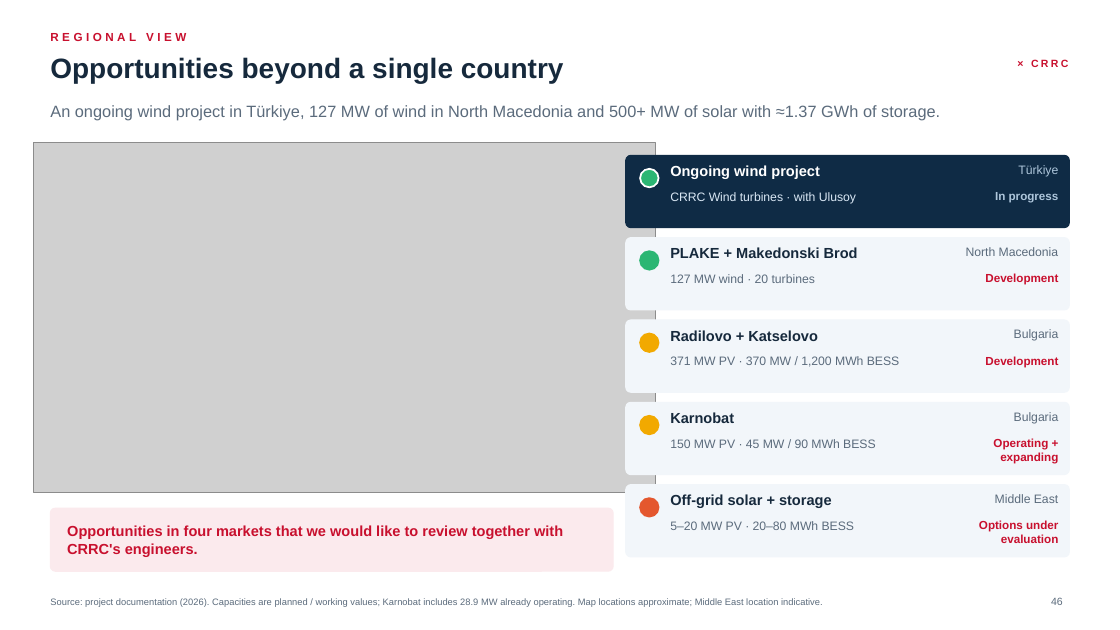
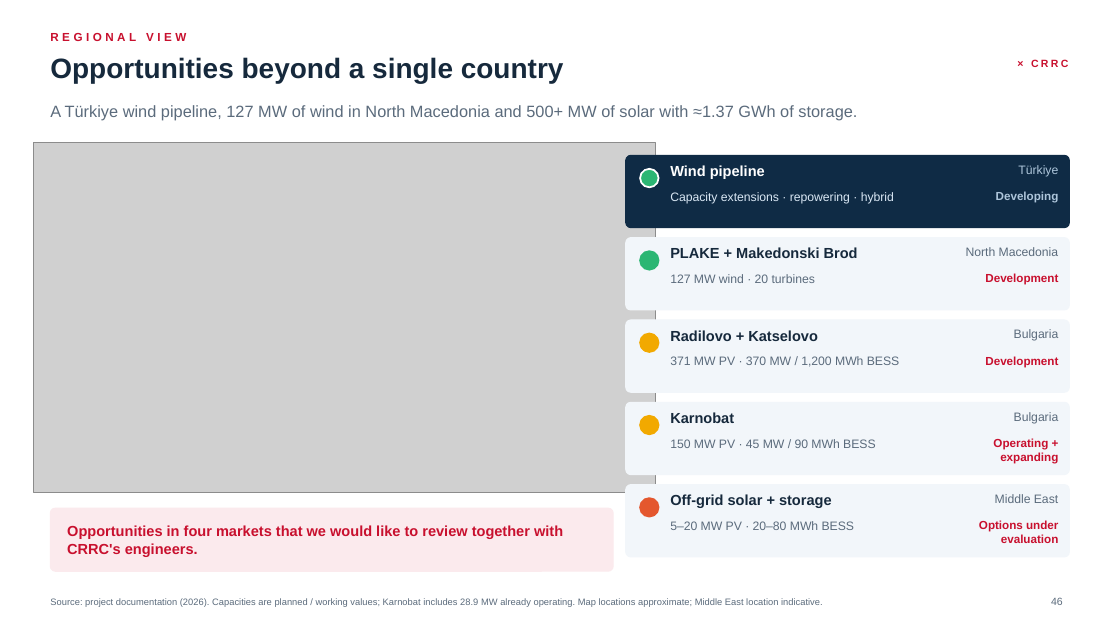
Before and after one commit to taimoorRazi/MultiTransformer, a slide deck: slide 46 of CRRC_Partnership/Ulusoy - CRRC Partnership.pptx. Drawn at 1120x630 pixels with LibreOffice and Linux fonts; fonts in the diff are those of the drawing; grey boxes stand for pictures; background and template pictures are left out. Boxes give left, top, right and bottom in pixels: in the first picture for what was removed or moved away, otherwise in the second. Text is boxed around its words. In the diff, an @@ line names an element or a change of style, - is before the commit and + after.

```diff
--- a/CRRC_Partnership/Ulusoy - CRRC Partnership.pptx
+++ b/CRRC_Partnership/Ulusoy - CRRC Partnership.pptx
@@ text at <box>50,105,857,120</box>: text changed @@
-An ongoing wind project in Türkiye, 127 MW of wind in North Macedonia and 500+ MW of solar with ≈1.37 GWh of storage.
+A Türkiye wind pipeline, 127 MW of wind in North Macedonia and 500+ MW of solar with ≈1.37 GWh of storage.
@@ text at <box>670,165,765,179</box>: text changed @@
-Ongoing wind project
+Wind pipeline
@@ text at <box>670,192,894,204</box>: text changed @@
-CRRC Wind turbines · with Ulusoy
+Capacity extensions · repowering · hybrid
@@ text at <box>996,191,1059,203</box>: text changed @@
-In progress
+Developing
```
Also in this commit, not shown: 9 other slides changed, 13 other files.
